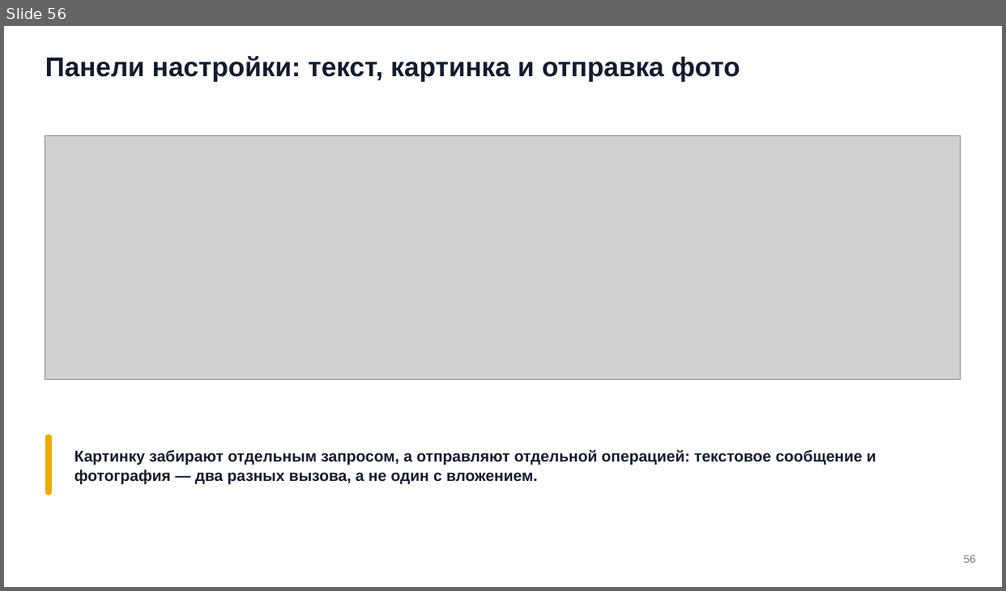
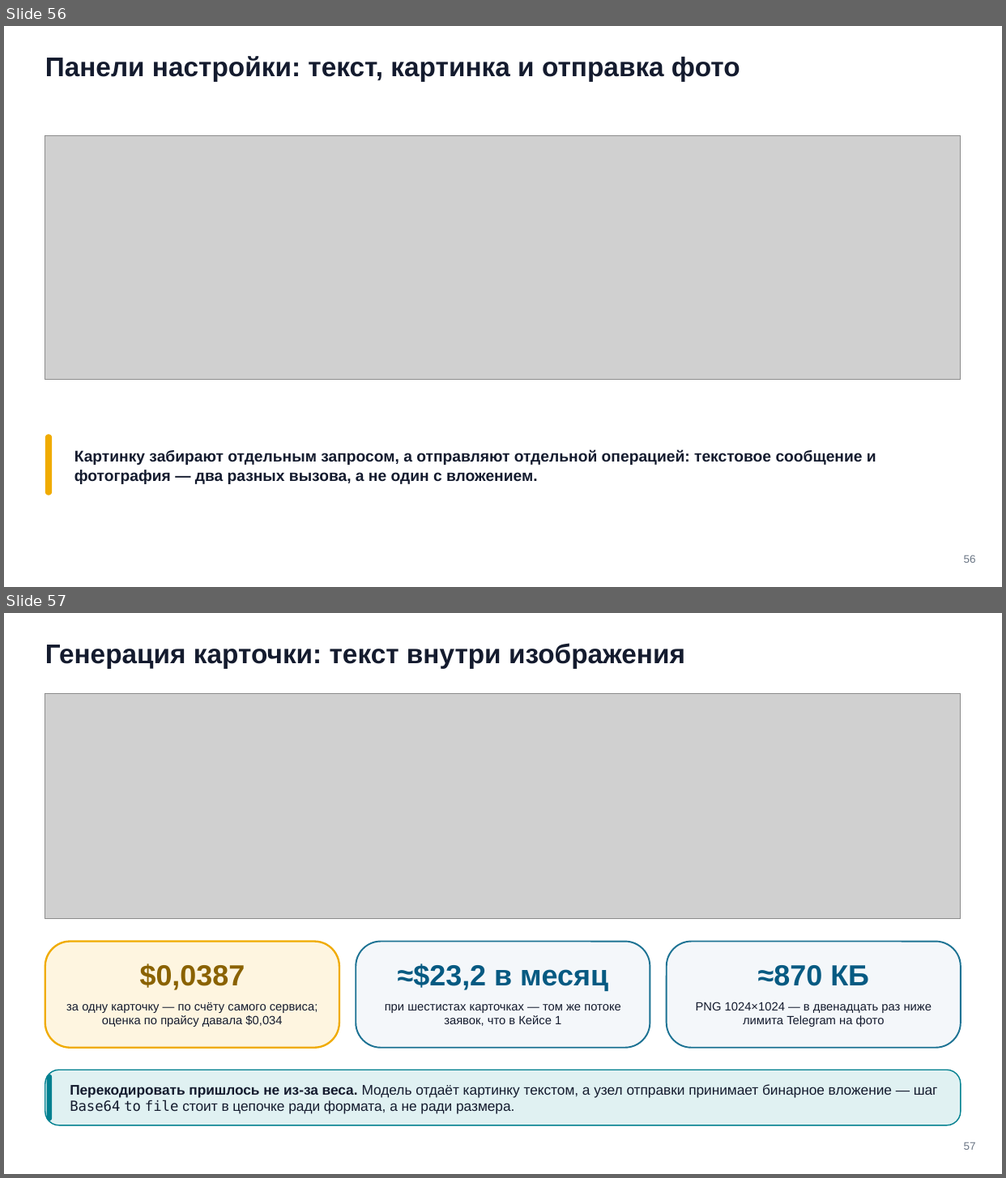
Before and after one commit to tellina-study/AI-usage-lessons, a slide deck: library/seminars/sem-08/rendered/sem-08.pptx. Shown one above the other, each under a label of ours: slide 56 before the commit, slides 56 and 57 after it. The pictures are 1006x591 and 1006x1178 pixels, drawn with LibreOffice and Linux fonts; fonts in the diff are those of the drawing; grey boxes stand for pictures. Boxes give left, top, right and bottom in pixels: in the first picture for what was removed or moved away, otherwise in the second. Text is boxed around its words. In the diff, an @@ line names an element or a change of style, - is before the commit and + after.

```diff
--- a/library/seminars/sem-08/rendered/sem-08.pptx
+++ b/library/seminars/sem-08/rendered/sem-08.pptx
@@ slide 57 added at bbox=[4, 613, 1002, 1174], background #FFFFFF @@
@@ text added at bbox=[45, 643, 685, 669], 26 pt, text #141B2E, bold @@
+Генерация карточки: текст внутри изображения
@@ picture added at bbox=[45, 694, 961, 919] @@
@@ rounded rectangle added at bbox=[45, 942, 339, 1048], fill #FEF5E0, outline #F0AB00 1.8 pt @@
@@ rounded rectangle added at bbox=[356, 942, 650, 1048], fill #F4F7FA, outline #1C7293 1.5 pt @@
@@ rounded rectangle added at bbox=[667, 942, 961, 1048], fill #F4F7FA, outline #1C7293 1.5 pt @@
@@ text added at bbox=[140, 964, 245, 990], 28 pt, text #8A6200, bold @@
+$0,0387
@@ text added at bbox=[398, 964, 608, 991], 28 pt, text #065A82, bold @@
+≈$23,2 в месяц
@@ text added at bbox=[758, 965, 869, 986], 28 pt, text #065A82, bold @@
+≈870 КБ
@@ text added at bbox=[66, 1003, 318, 1027], 11.5 pt, text #141B2E @@
+за одну карточку — по счёту самого сервиса; оценка по прайсу давала $0,034
@@ text added at bbox=[385, 1004, 621, 1026], 11.5 pt, text #141B2E @@
+при шестистах карточках — том же потоке заявок, что в Кейсе 1
@@ text added at bbox=[696, 1002, 932, 1027], 11.5 pt, text #141B2E @@
+PNG 1024×1024 — в двенадцать раз ниже лимита Telegram на фото
@@ rounded rectangle added at bbox=[45, 1071, 961, 1126], fill #E0F1F2, outline #028090 1.1 pt @@
@@ rounded rectangle added at bbox=[47, 1075, 52, 1122], fill #028090 @@
@@ text added at bbox=[70, 1084, 938, 1114], 13.5 pt, text #141B2E @@
+Перекодировать пришлось не из-за веса. Модель отдаёт картинку текстом, а узел отправки принимает бинарное вложение — шаг Base64 to file стоит в цепочке ради формата, а не ради размера.
@@ text added at bbox=[964, 1143, 976, 1150], 10.5 pt, text #6B7685 @@
+57
```
Also in this commit, not shown: 11 slides changed, 2 other slides added, 2 slides removed, 25 other files.
